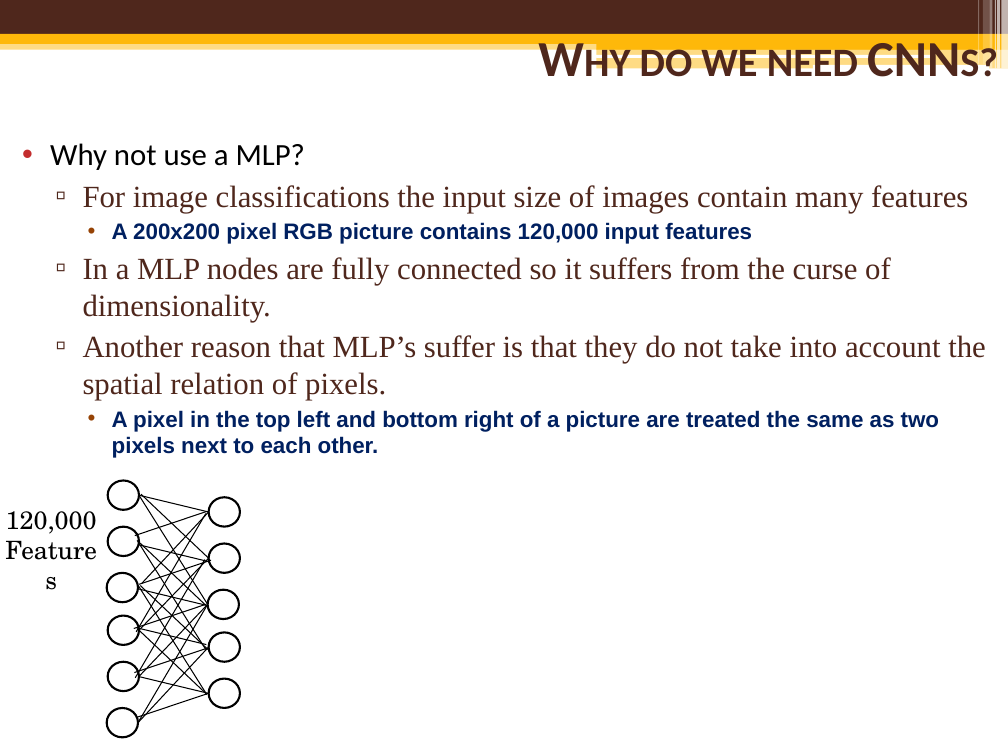
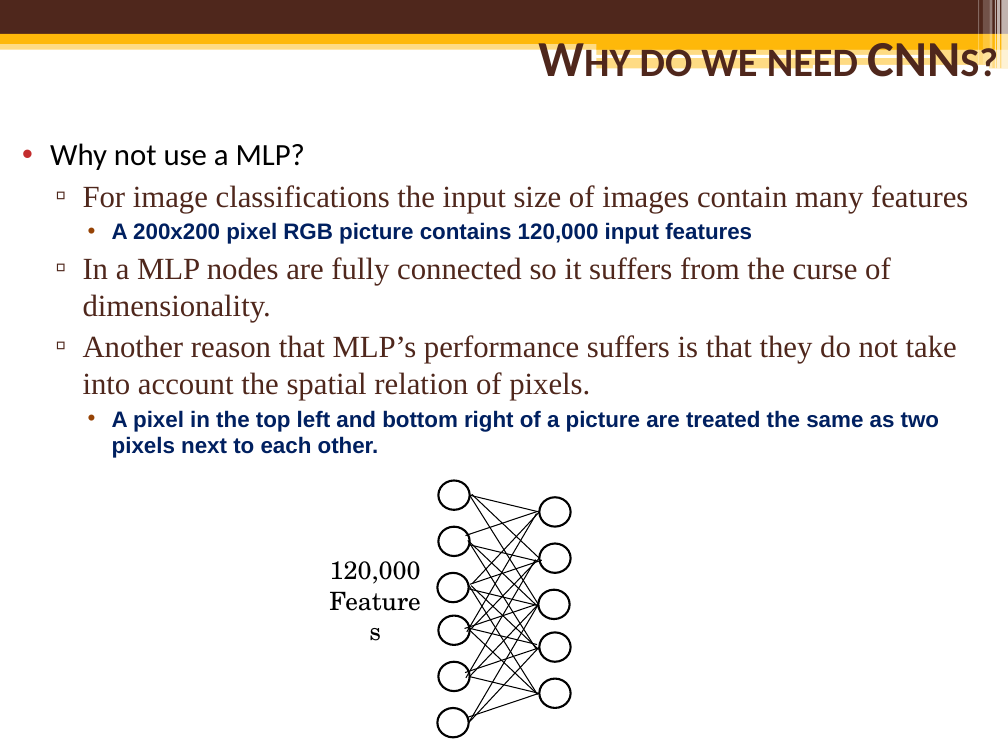
Before and after one commit to mcguires5/MachineLearning1, a slide deck: slide 5 of ConvolutionNeuralNetwork.pptx. Drawn at 1008x756 pixels with LibreOffice and Linux fonts; fonts in the diff are those of the drawing; background and template pictures are left out. Boxes give left, top, right and bottom in pixels: in the first picture for what was removed or moved away, otherwise in the second. Text is boxed around its words. In the diff, an @@ line names an element or a change of style, - is before the commit and + after.

```diff
--- a/ConvolutionNeuralNetwork.pptx
+++ b/ConvolutionNeuralNetwork.pptx
@@ text at [83,335,957,400]: text changed @@
-  ▫ Another reason that MLP’s suffer is that they do not take into account the spatial relation of pixels.
+  ▫ Another reason that MLP’s performance suffers is that they do not take into account the spatial relation of pixels.
@@ text "120,000": place and size @@
-text "120,000" at [6,511,97,534]
+text "120,000" at [330,561,421,584]
@@ 24 lines, 11 ellipses: place and size @@
-24 lines, 11 ellipses at [107,481,240,737]
+24 lines, 11 ellipses at [437,481,571,737]
```
Also in this commit, not shown: 7 other slides changed, 3 slides added, 4 slides removed.
